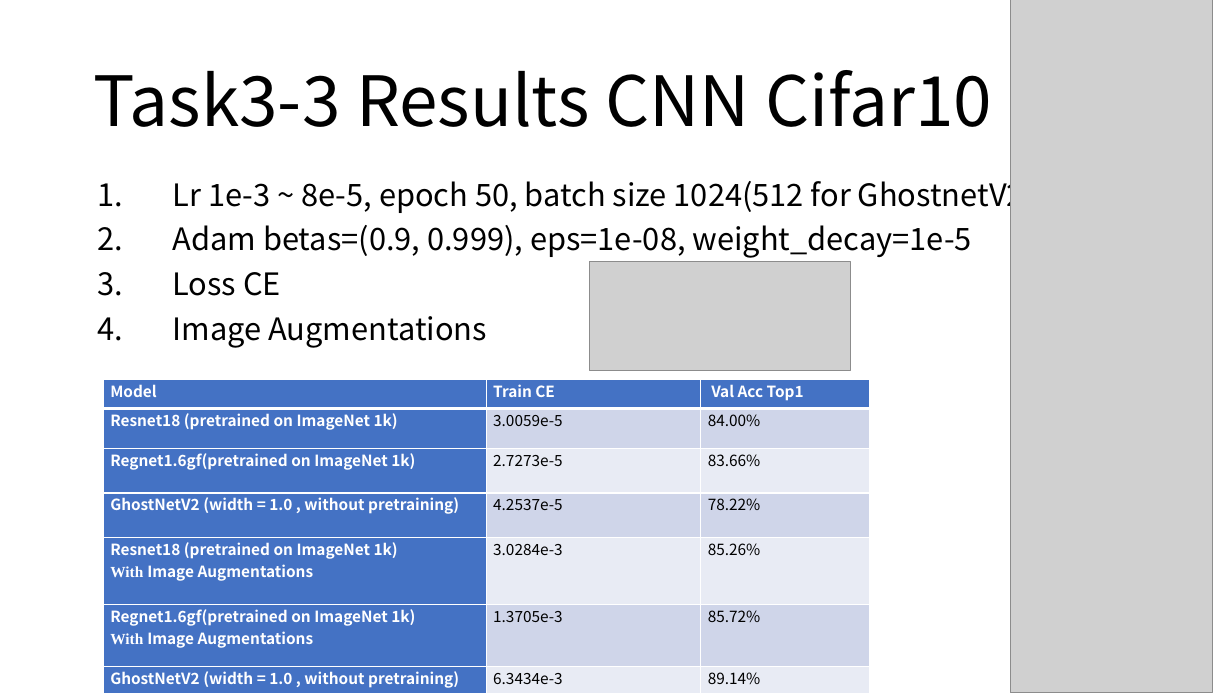
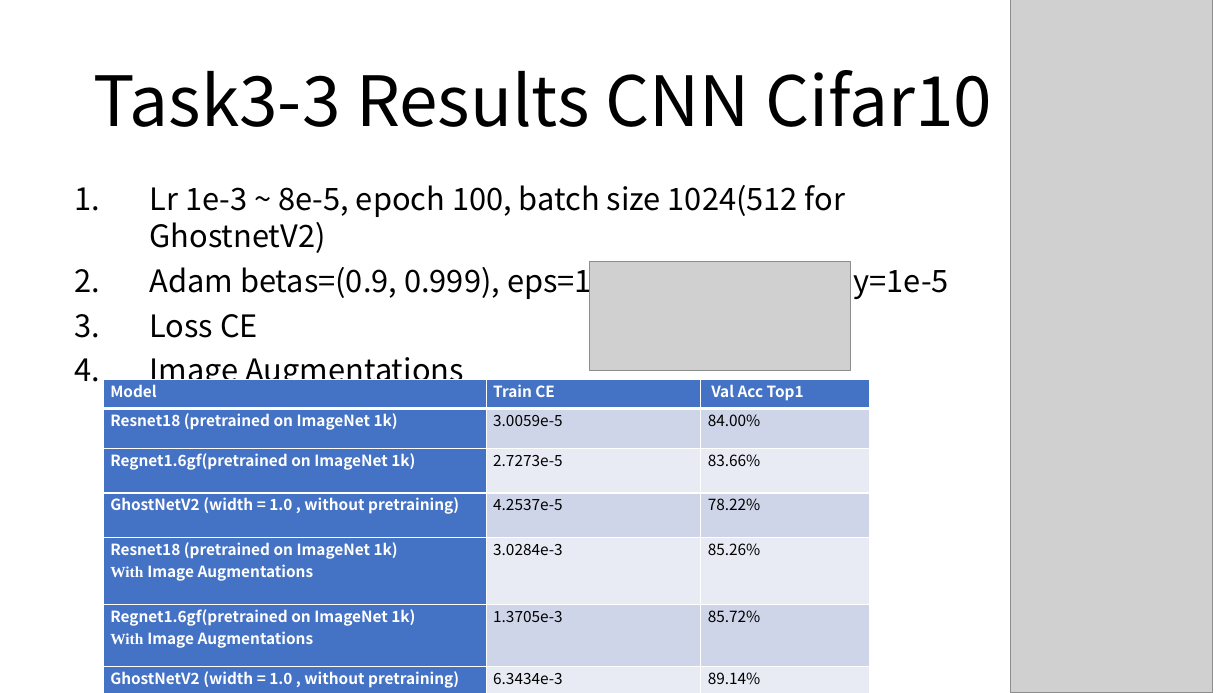
Before and after one commit to yanren1/DLFCCP_Task3, a slide deck: slide 13 of ties4911-task03-YanrenQu.pptx. Drawn at 1232x693 pixels with LibreOffice and Linux fonts; fonts in the diff are those of the drawing; grey boxes stand for pictures. Boxes give left, top, right and bottom in pixels: in the first picture for what was removed or moved away, otherwise in the second. Text is boxed around its words. In the diff, an @@ line names an element or a change of style, - is before the commit and + after.

```diff
--- a/ties4911-task03-YanrenQu.pptx
+++ b/ties4911-task03-YanrenQu.pptx
@@ text "Lr 1e-3 ~ 8e-5, epoch ...": place and size @@
-text "Lr 1e-3 ~ 8e-5, epoch ..." at [173, 174, 1034, 348]
+text "Lr 1e-3 ~ 8e-5, epoch ..." at [150, 185, 949, 390]
@@ text at [150, 185, 845, 253]: text changed @@
-1. Lr 1e-3 ~ 8e-5, epoch 50, batch size 1024(512 for GhostnetV2)
+1. Lr 1e-3 ~ 8e-5, epoch 100, batch size 1024(512 for GhostnetV2)
```
Also in this commit, not shown: 3 other slides changed, 1 slide added, 4 other files.
